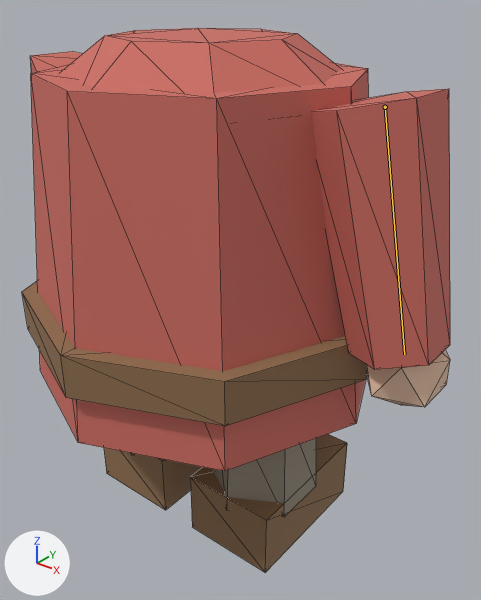
Renders of the glTF model assets/models/dwarf_body.glb from each side of a commit.
Before and after are seen from a camera (50 mm lens) standing at (0.691, -0.777, 0.926) and looking at (0.026, 0.055, 0.41). Arrows for +X, +Y and +Z are at lower left; the lights stay in place. The older version comes first. The bones that change are drawn over the model as lines. Mesh edges are drawn as thin lines.

The first picture shows 'DwarfBody'.
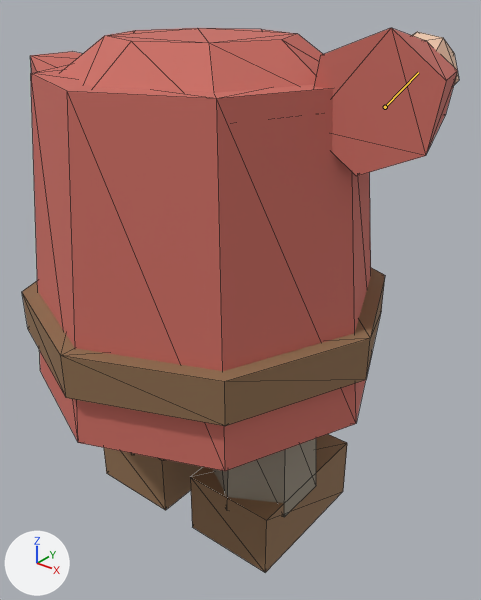
The newer file adds an action. The first version stands in its rest pose; the second is drawn at frame 0 of the action 'hold_mid'.

Location of each change, [x1, y1, x2, y2] in pixels of the pictures (481 x 600 px):
'DwarfBody', posed
    before: [22, 28, 450, 573]
    after: [22, 28, 459, 573]
bone 'arm_R', root to tip
    before: (385, 107) to (404, 354)
    after: (385, 107) to (418, 72)

The change in detail:
Bone 'arm_R' (bone_arm_r) turns from (0, 0, 0) to (76, -24, 31) degrees about its own x, y and z.
